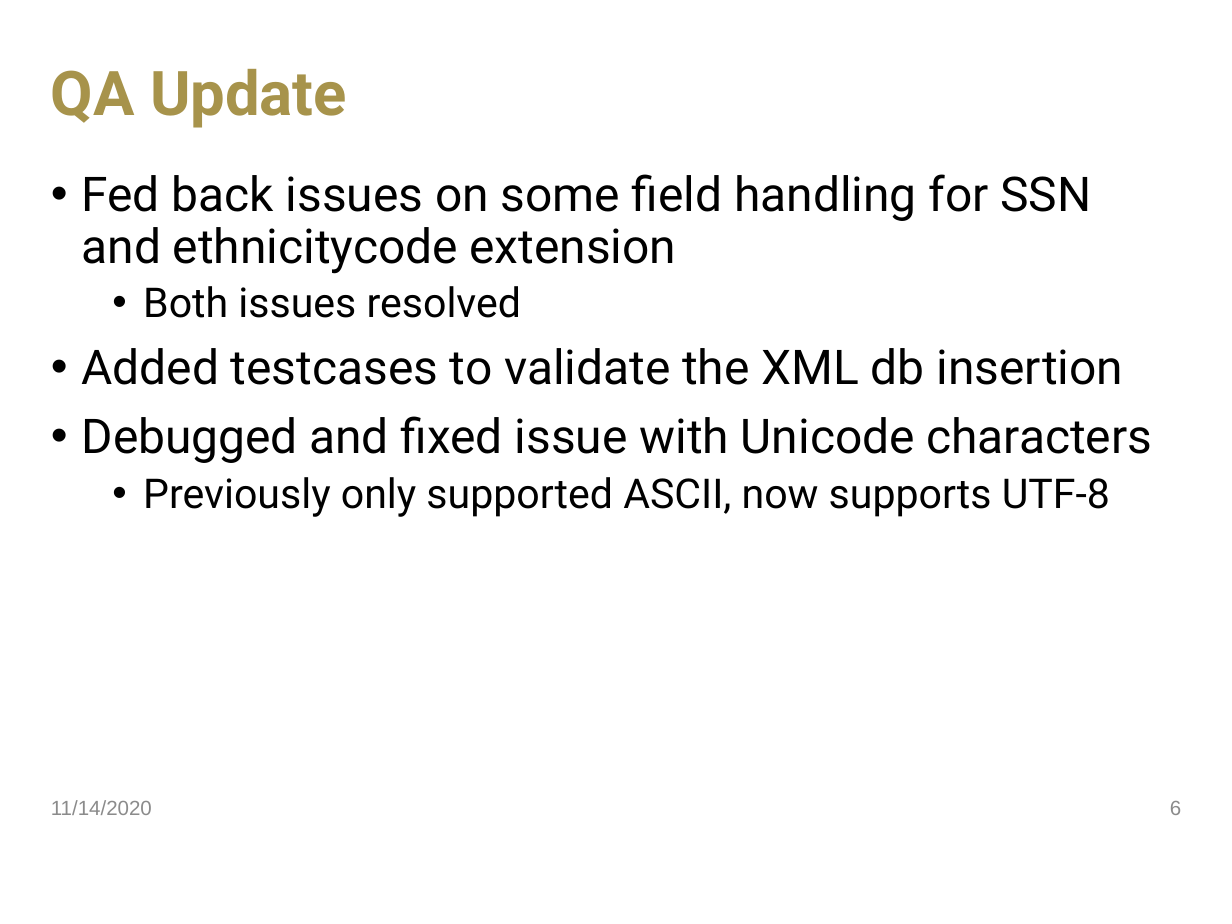
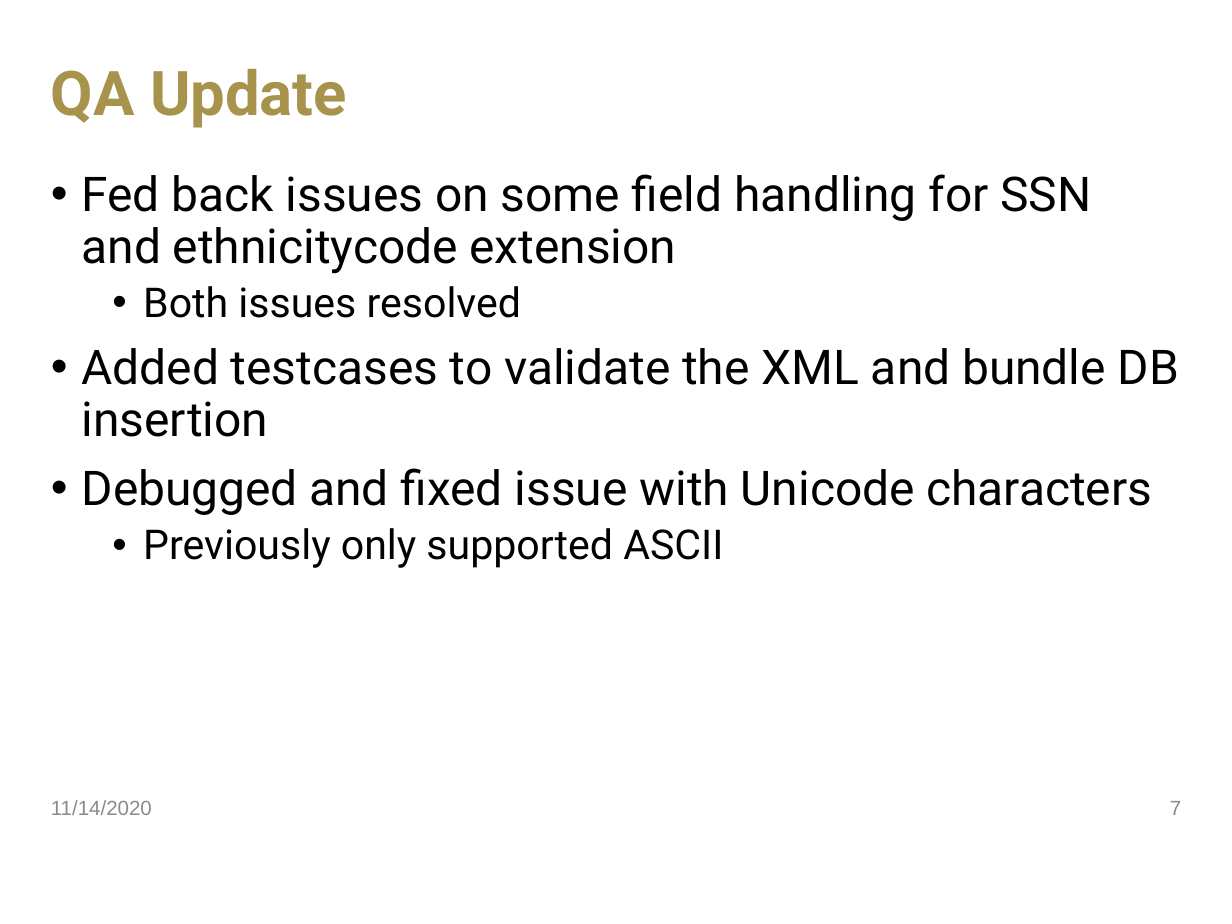
Before and after one commit to jdavis470/National-Firefighter-Registry, a slide deck: slide 7 of collateral/Team 55 Sprint 6.pptx (slide 6 before the commit). Drawn at 1232x924 pixels with LibreOffice and Linux fonts; fonts in the diff are those of the drawing; background and template pictures are left out. Boxes give left, top, right and bottom in pixels: in the first picture for what was removed or moved away, otherwise in the second. Text is boxed around its words. In the diff, an @@ line names an element or a change of style, - is before the commit and + after.

```diff
--- a/collateral/Team 55 Sprint 6.pptx
+++ b/collateral/Team 55 Sprint 6.pptx
@@ text at (82, 348, 1179, 437): text changed @@
-• Added testcases to validate the XML db insertion
+• Added testcases to validate the XML and bundle DB insertion
@@ text at (143, 528, 723, 568): text changed @@
-  • Previously only supported ASCII, now supports UTF-8
+  • Previously only supported ASCII
@@ page number at (1170, 801, 1181, 815): text changed @@
-6
+7
```
Also in this commit, not shown: 4 other slides changed, 1 slide added.
